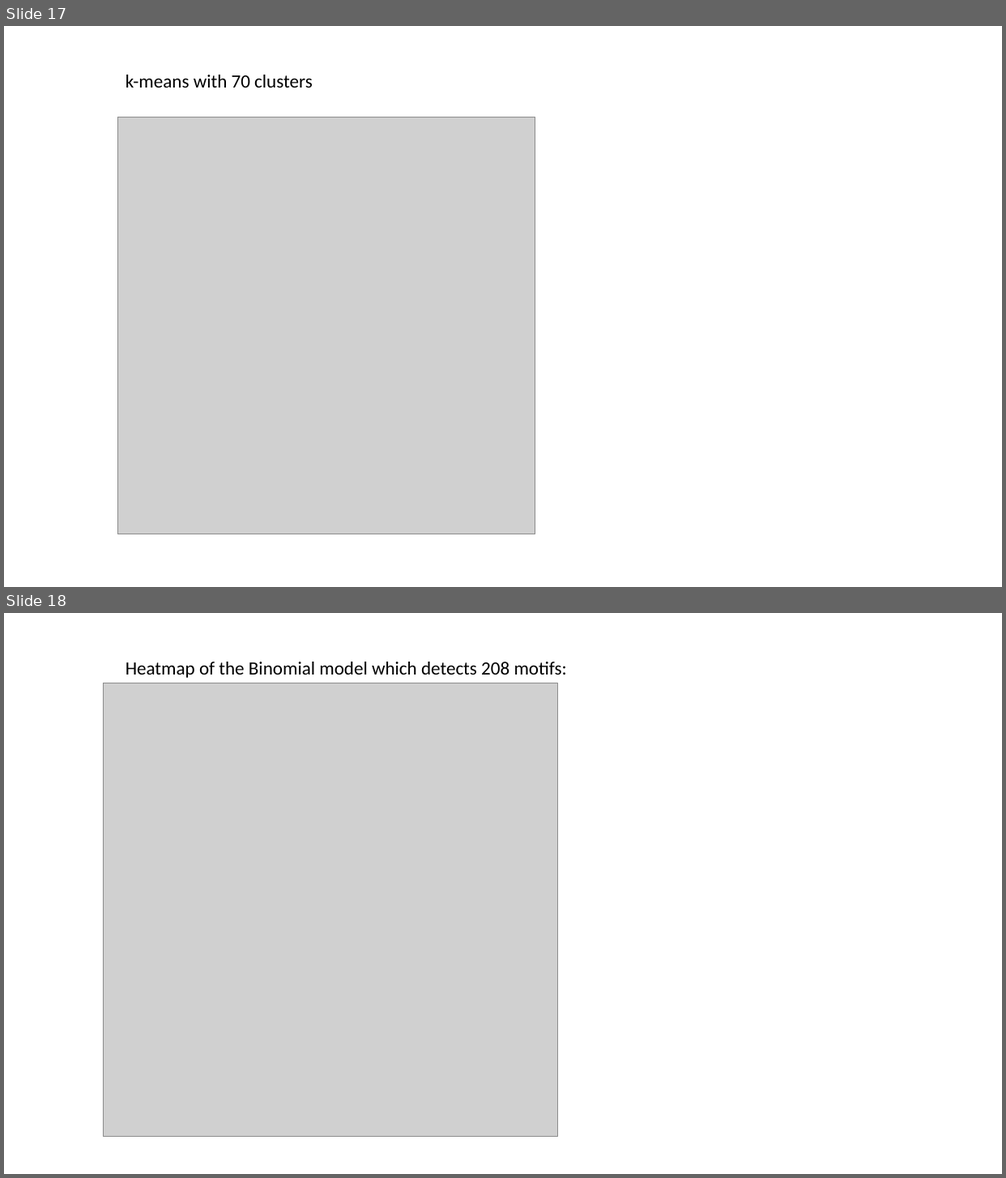
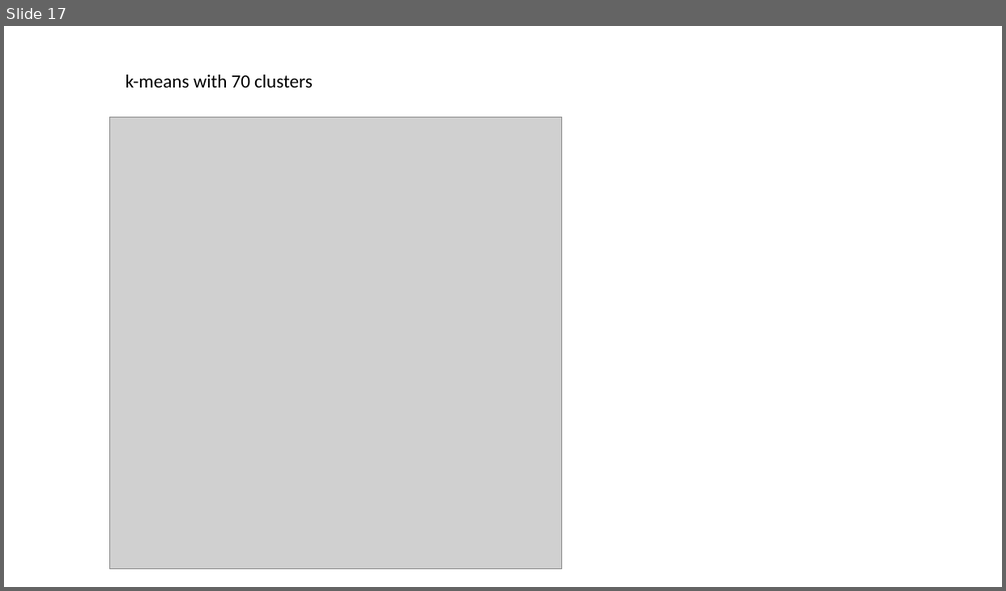
Before and after one commit to jinluliu550/MAPseq_analysis, a slide deck: jinlu/EC_new.pptx. Shown one above the other, each under a label of ours: slides 17 and 18 before the commit, slide 17 after it. The pictures are 1006x1178 and 1006x591 pixels, drawn with LibreOffice and Linux fonts; fonts in the diff are those of the drawing; grey boxes stand for pictures. Boxes give left, top, right and bottom in pixels: in the first picture for what was removed or moved away, otherwise in the second. Text is boxed around its words. In the diff, an @@ line names an element or a change of style, - is before the commit and + after.

```diff
--- a/jinlu/EC_new.pptx
+++ b/jinlu/EC_new.pptx
@@ slide 18 removed at [4,613,1002,1174], background #FFFFFF @@
@@ picture removed at [104,683,557,1137] @@
@@ text removed at [126,662,567,678] @@
-Heatmap of the Binomial model which detects 208 motifs:
@@ slide 17 changed as well @@
@@ picture: place and size @@
-picture at [117,118,535,535]
+picture at [110,117,562,569]
```
Also in this commit, not shown: 10 other slides changed, 3 slides added, 1 other slide removed, 24 other files.
